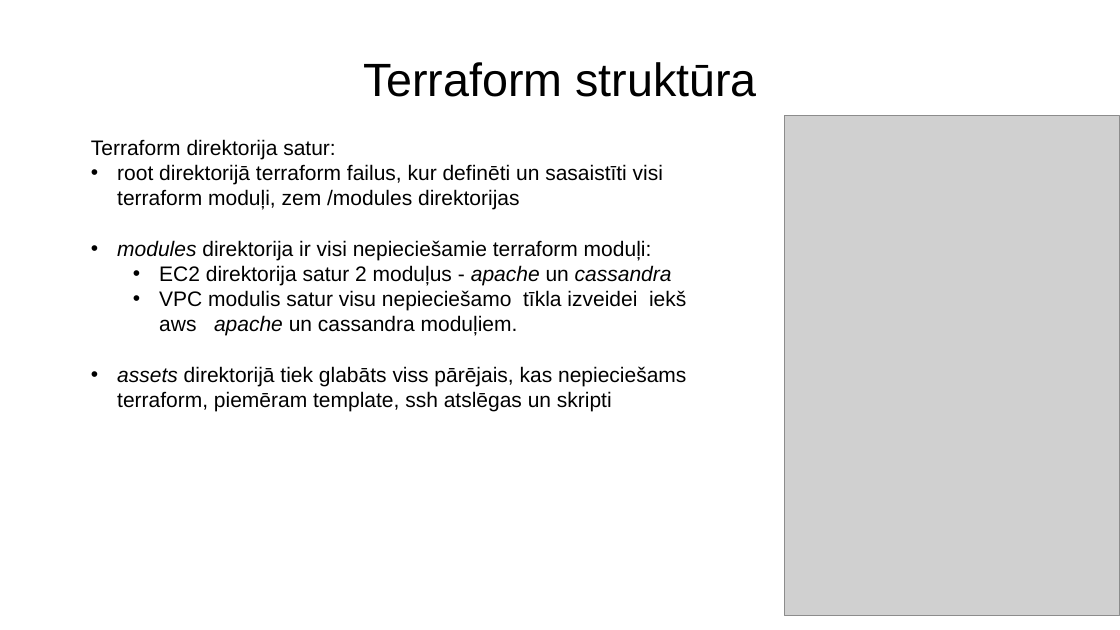
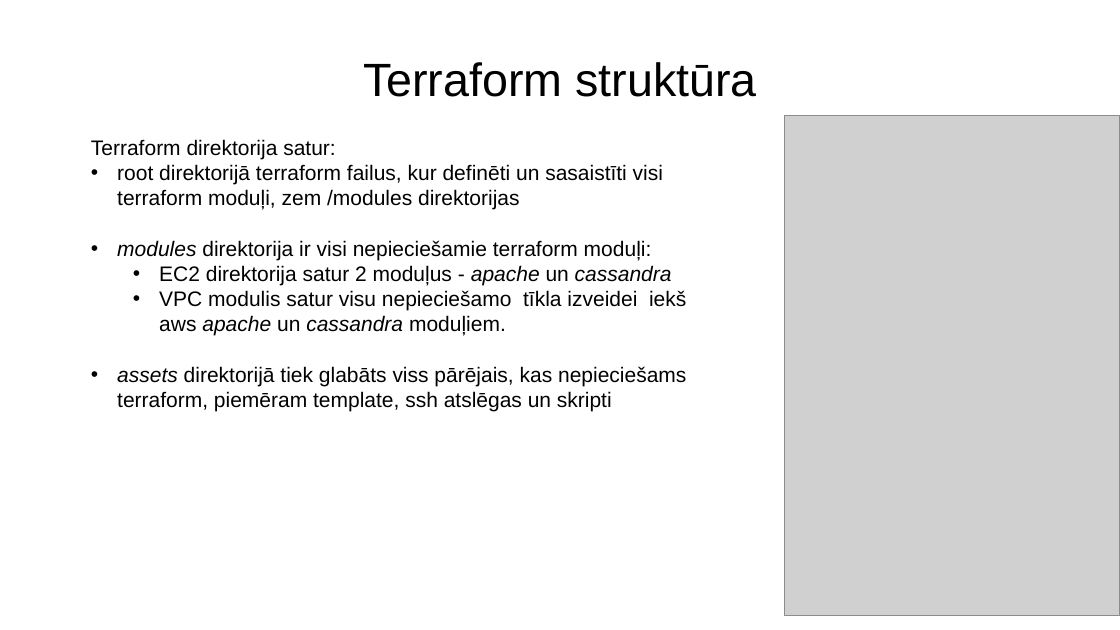
Before and after one commit to DitaGabalina/devops_db_group, a slide deck: slide 13 of docs/Slaidi.2022.07.04_v2.pptx. Drawn at 1120x630 pixels with LibreOffice and Linux fonts; fonts in the diff are those of the drawing; grey boxes stand for pictures. Boxes give left, top, right and bottom in pixels: in the first picture for what was removed or moved away, otherwise in the second. Text is boxed around its words. In the diff, an @@ line names an element or a change of style, - is before the commit and + after.

```diff
--- a/docs/Slaidi.2022.07.04_v2.pptx
+++ b/docs/Slaidi.2022.07.04_v2.pptx
@@ text at (159, 290, 686, 336): italic on in "cassandra" @@
```
Also in this commit, not shown: 10 other slides changed, 1 other file.
